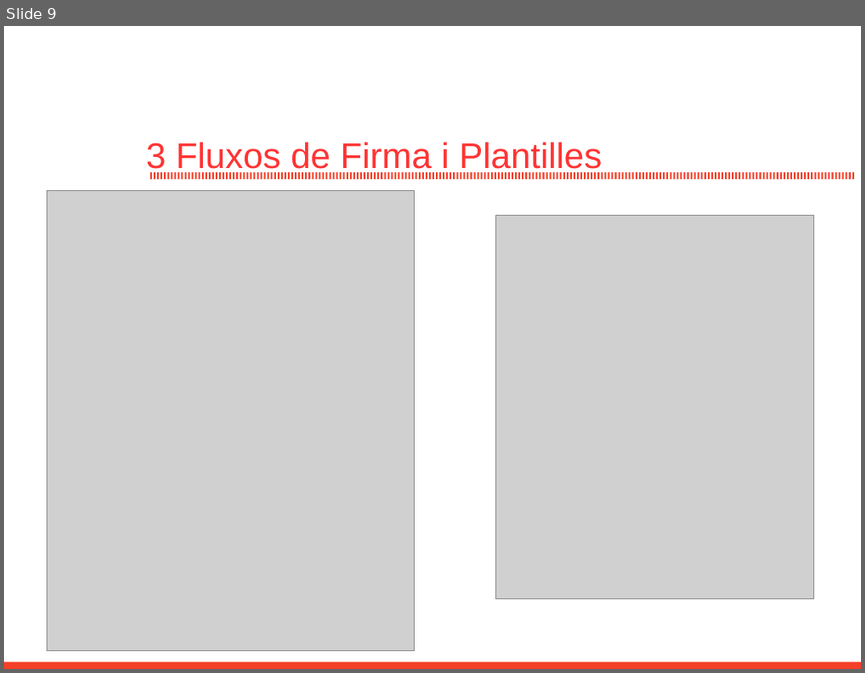
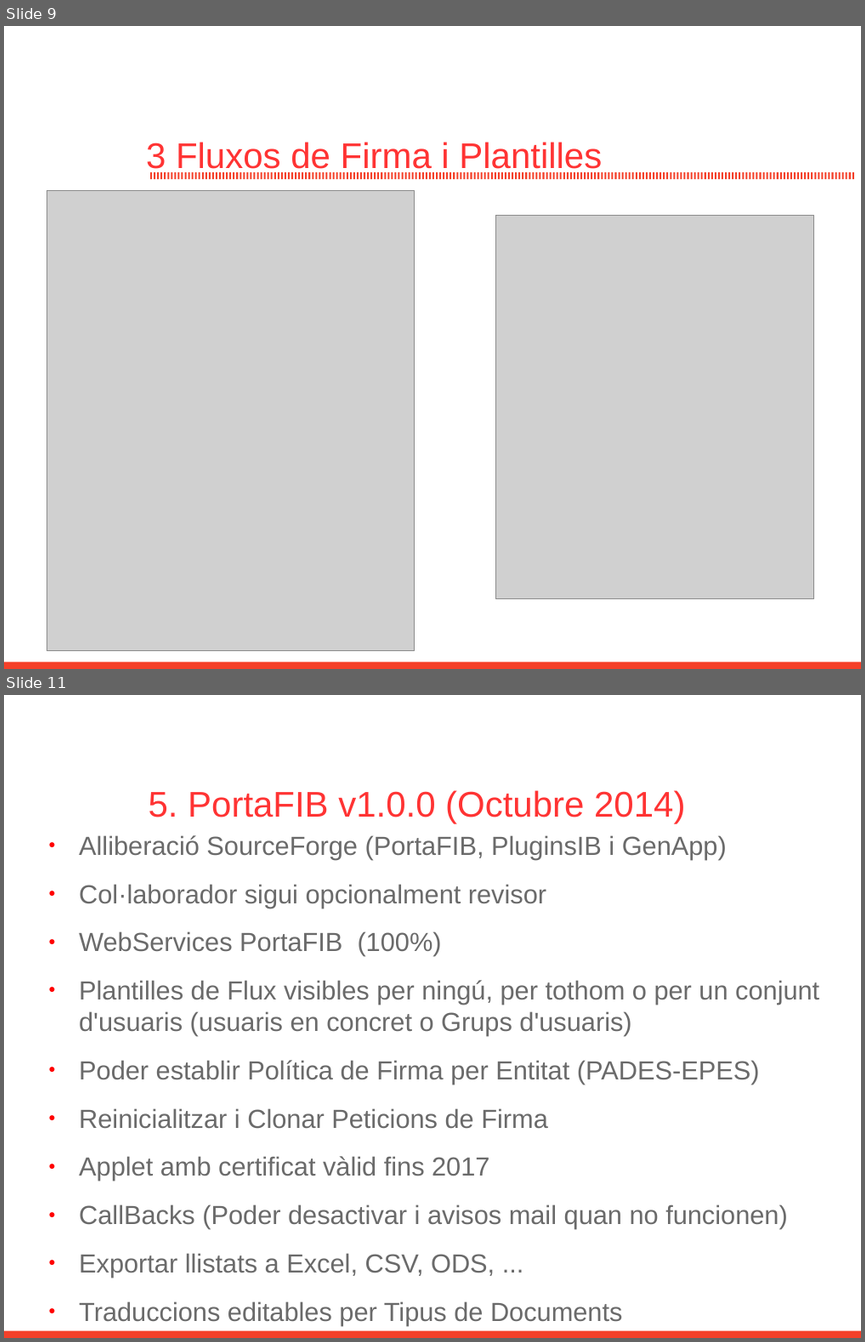
Before and after one commit to GovernIB/portafib, a slide deck: doc/Introduccio_Basica_PortaFIB.odp. Shown one above the other, each under a label of ours: slide 9 before the commit, slides 9 and 11 after it; the slides between them are not shown. The pictures are 865x673 and 865x1342 pixels, drawn with LibreOffice and Linux fonts; fonts in the diff are those of the drawing; grey boxes stand for pictures; background and template pictures are left out. Boxes give left, top, right and bottom in pixels: in the first picture for what was removed or moved away, otherwise in the second. Text is boxed around its words. In the diff, an @@ line names an element or a change of style, - is before the commit and + after.

```diff
--- a/doc/Introduccio_Basica_PortaFIB.odp
+++ b/doc/Introduccio_Basica_PortaFIB.odp
@@ slide 11 added at (4,695,861,1338), background #FFFFFF; not listed: 1 template element that a slide beside it also shows @@
@@ title added at (190,706,848,766), 26 pt, text #FFFFFF, bold @@
+PortaFIB
@@ text added at (148,790,685,823), 30 pt, text #FF3333 @@
+5. PortaFIB v1.0.0 (Octubre 2014)
@@ text added at (79,835,819,1325), 22 pt, text #6A6A6A @@
+● Alliberació SourceForge (PortaFIB, PluginsIB i GenApp)
+● Col·laborador sigui opcionalment revisor
+● WebServices PortaFIB (100%)
+● Plantilles de Flux visibles per ningú, per tothom o per un conjunt d'usuaris (usuaris en concret o Grups d'usuaris)
+● Poder establir Política de Firma per Entitat (PADES-EPES)
+● Reinicialitzar i Clonar Peticions de Firma
+● Applet amb certificat vàlid fins 2017
+● CallBacks (Poder desactivar i avisos mail quan no funcionen)
+● Exportar llistats a Excel, CSV, ODS, ...
+● Traduccions editables per Tipus de Documents
```
Also in this commit, not shown: 9 slides changed, 1 other slide added, 1 slide removed, 2 other files.
